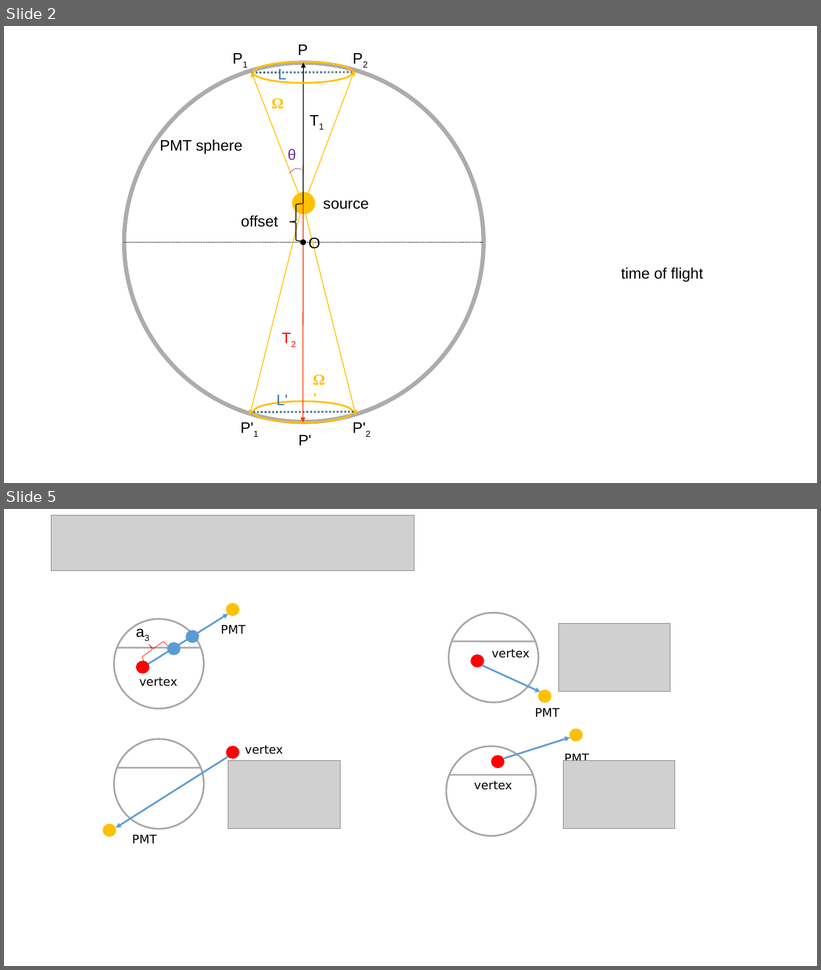
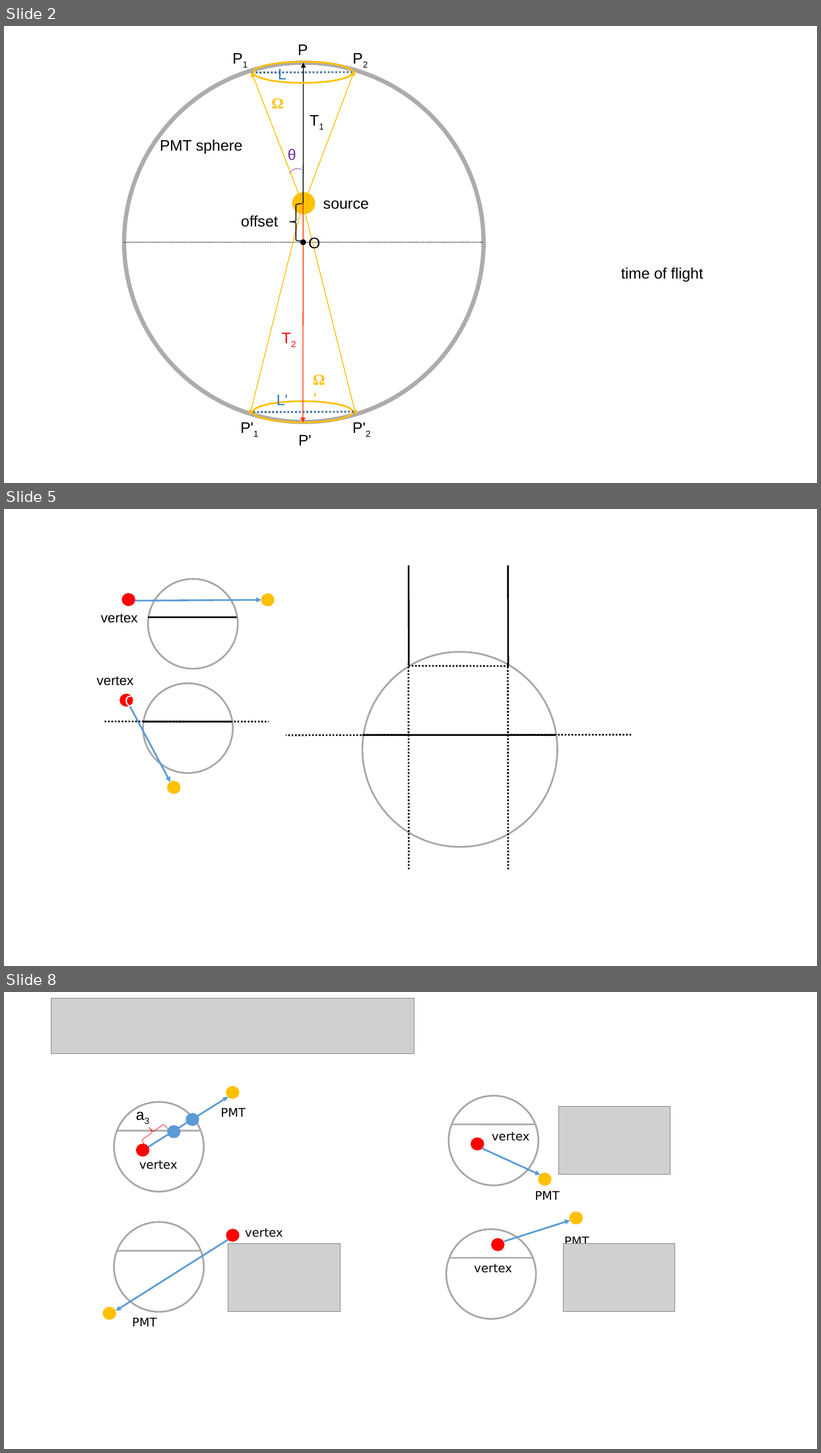
Before and after one commit to jhualberta/thesis, a slide deck: thesisPlots1.ppt. Shown one above the other, each under a label of ours: slides 2 and 5 before the commit, slides 2, 5 and 8 after it; the slides between them are not shown. The pictures are 821x970 and 821x1453 pixels, drawn with LibreOffice and Linux fonts; fonts in the diff are those of the drawing; grey boxes stand for pictures. Boxes give left, top, right and bottom in pixels: in the first picture for what was removed or moved away, otherwise in the second. Text is boxed around its words. In the diff, an @@ line names an element or a change of style, - is before the commit and + after.

```diff
--- a/thesisPlots1.ppt
+++ b/thesisPlots1.ppt
@@ slide 5 added at [4, 509, 817, 966], background #FFFFFF @@
@@ group added at [101, 579, 274, 669]: 3 ellipses, 1 arrow, 1 text, 1 line @@
+vertex
@@ line added from (104, 722) to (269, 722), #000000 2.01 pt dashed @@
@@ group added at [97, 676, 232, 793]: 3 ellipses, 1 arrow, 1 text, 1 line @@
+C
+vertex
@@ group added at [286, 565, 631, 871]: 8 lines, 1 ellipse @@
@@ what was slide 5 is now slide 8 @@
```
Also in this commit, not shown: 3 slides changed, 5 other slides added, 17 other files.
